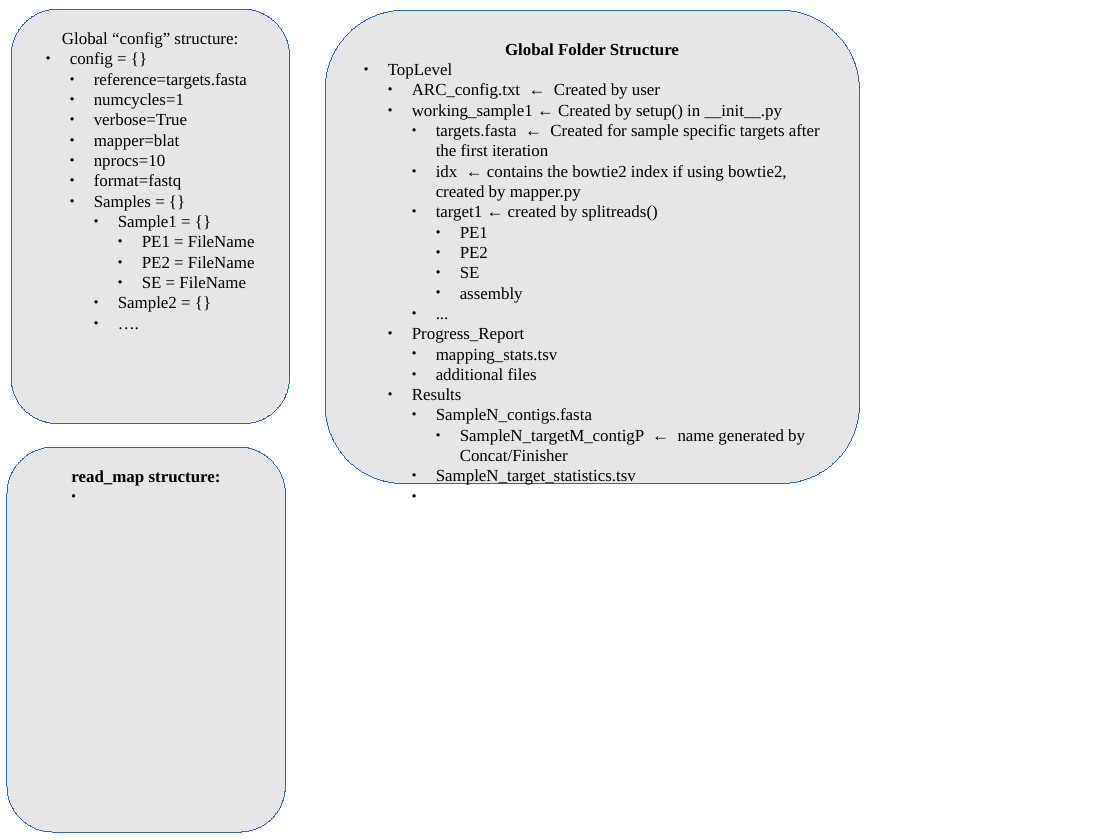
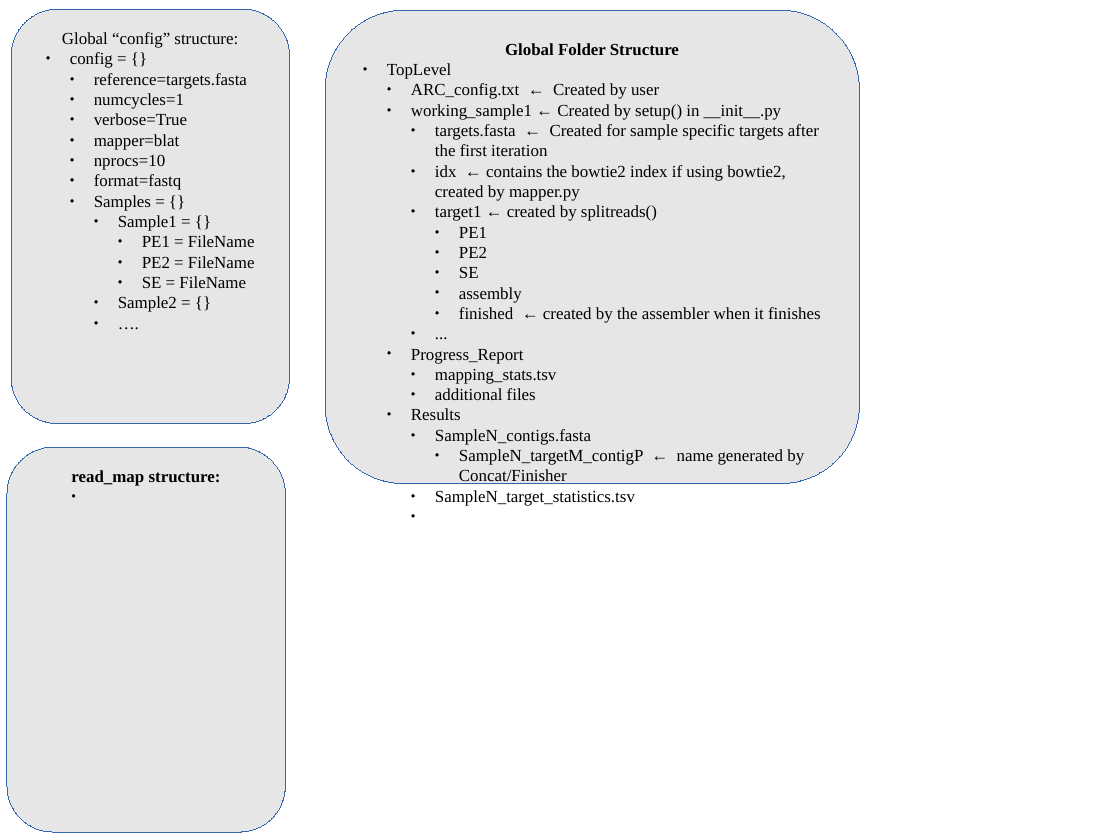
Before and after one commit to ibest/ARC, a slide deck: slide 2 of docs/Pipeline.odp. Drawn at 1120x840 pixels with LibreOffice and Linux fonts; fonts in the diff are those of the drawing. Boxes give left, top, right and bottom in pixels: in the first picture for what was removed or moved away, otherwise in the second. Text is boxed around its words. In the diff, an @@ line names an element or a change of style, - is before the commit and + after.

```diff
--- a/docs/Pipeline.odp
+++ b/docs/Pipeline.odp
@@ text in rounded rectangle at box(459, 307, 821, 323): paragraph added @@
+      ● finished ← created by the assembler when it finishes
```
Also in this commit, not shown: 9 other files.
